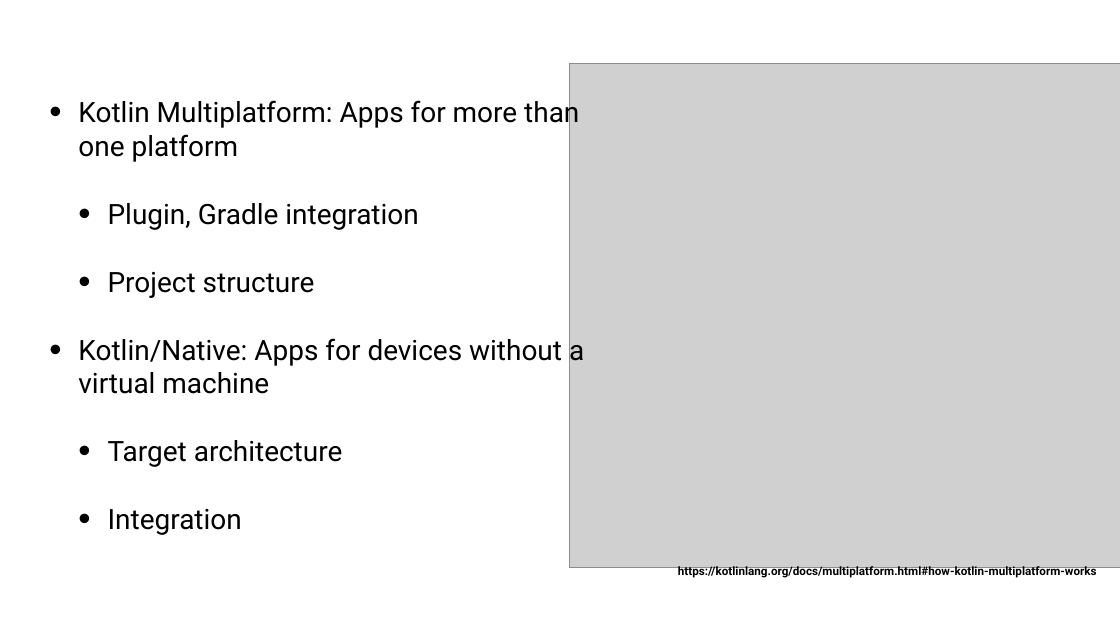
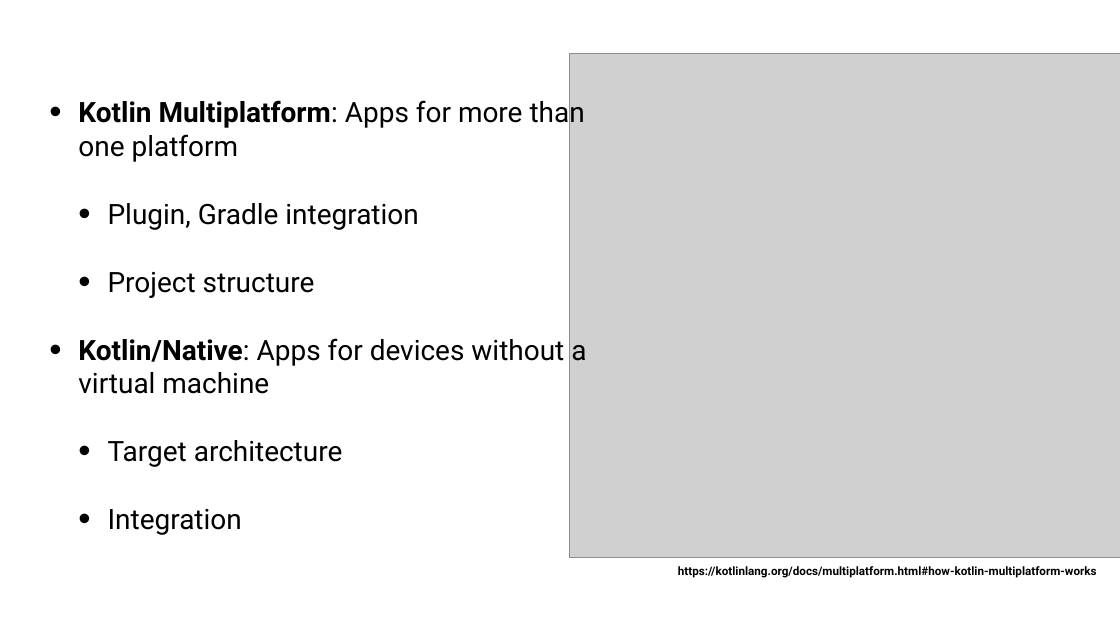
Before and after one commit to tkuenneth/compose_workshop, a slide deck: slide 9 of slides/06_Beyond Android.pptx (slide 6 before the commit). Drawn at 1120x630 pixels with LibreOffice and Linux fonts; fonts in the diff are those of the drawing; grey boxes stand for pictures; background and template pictures are left out. Boxes give left, top, right and bottom in pixels: in the first picture for what was removed or moved away, otherwise in the second. Text is boxed around its words. In the diff, an @@ line names an element or a change of style, - is before the commit and + after.

```diff
--- a/slides/06_Beyond Android.pptx
+++ b/slides/06_Beyond Android.pptx
@@ picture: place and size @@
-picture at [569, 63, 1120, 567]
+picture at [569, 53, 1120, 557]
@@ text at [78, 96, 586, 394]: bold on in "Kotlin Multiplatform:", "Kotlin/Native:" @@
```
Also in this commit, not shown: 2 other slides changed, 6 slides added, 2 slides removed.
